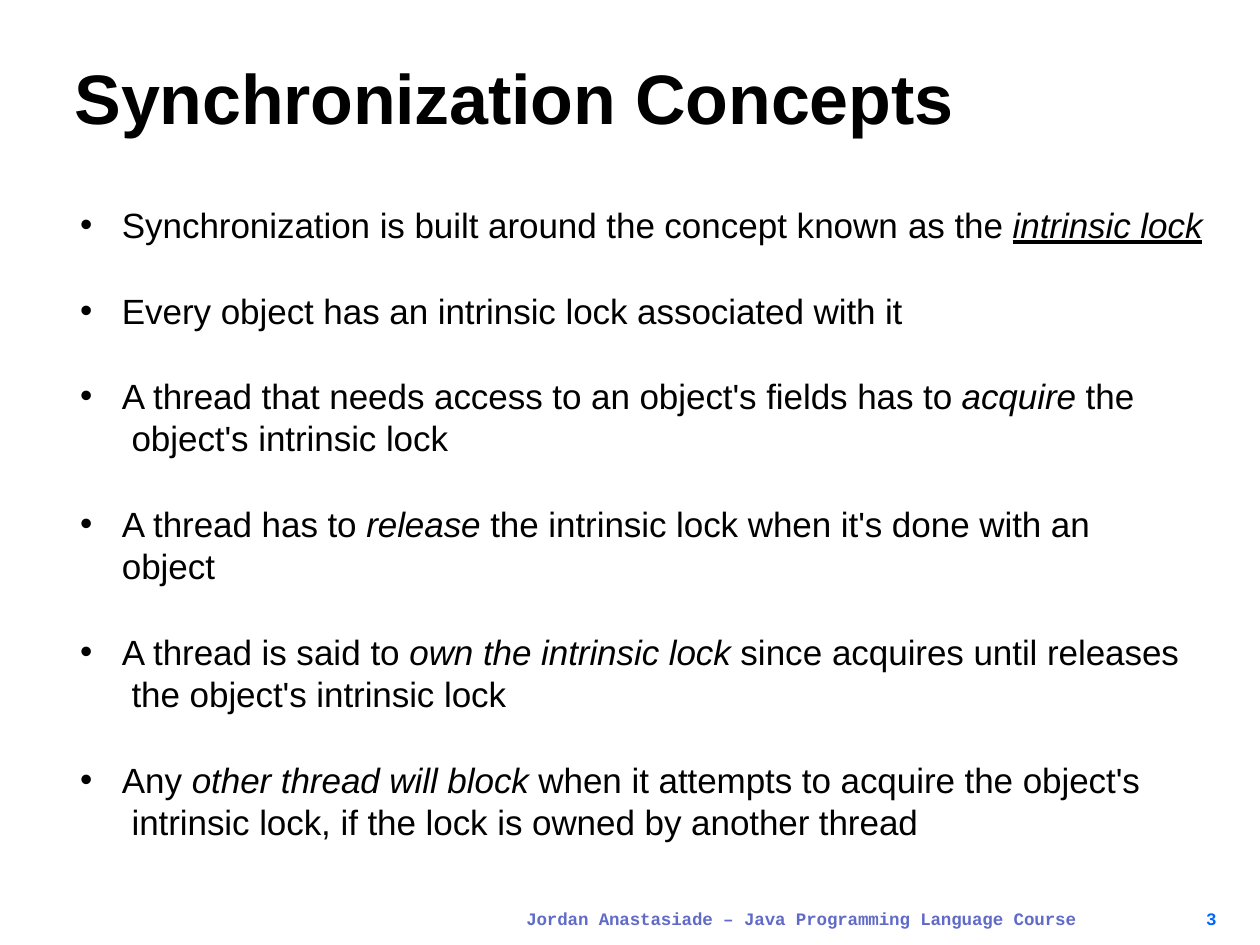
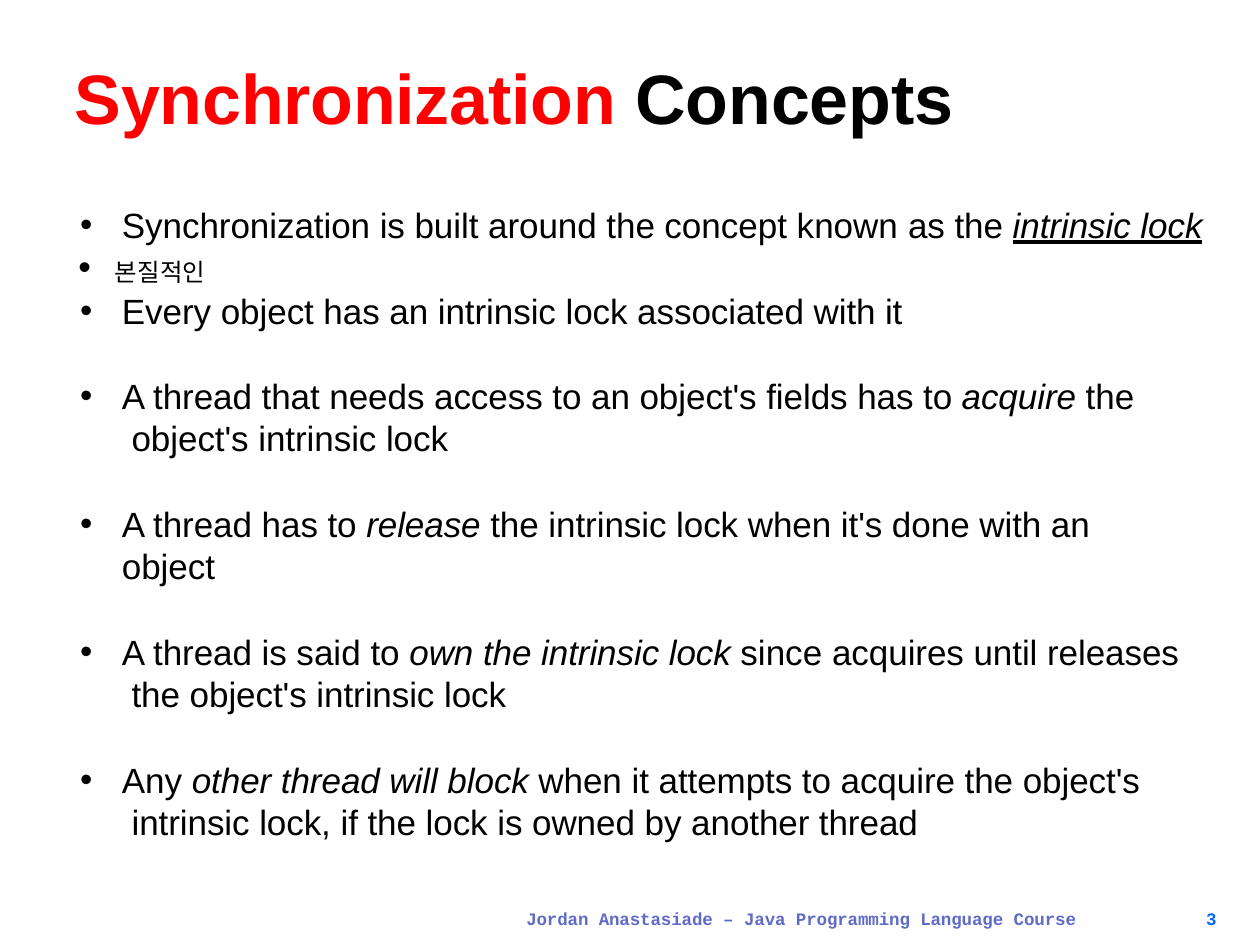
Before and after one commit to JongkukLee/JAC444, a slide deck: slide 3 of lect5-s2-thread-synch.pptx. Drawn at 1260x945 pixels with LibreOffice and Linux fonts; fonts in the diff are those of the drawing. Boxes give left, top, right and bottom in pixels: in the first picture for what was removed or moved away, otherwise in the second. Text is boxed around its words. In the diff, an @@ line names an element or a change of style, - is before the commit and + after.

```diff
--- a/lect5-s2-thread-synch.pptx
+++ b/lect5-s2-thread-synch.pptx
@@ title "Synchronization Concepts" at [75, 73, 953, 138]: text colour #000000 to #FF0000 in "Synchronization" @@
@@ text at [115, 260, 205, 283]: paragraph added @@
+• 본질적인
```
Also in this commit, not shown: 8 other slides changed, 20 other files.
